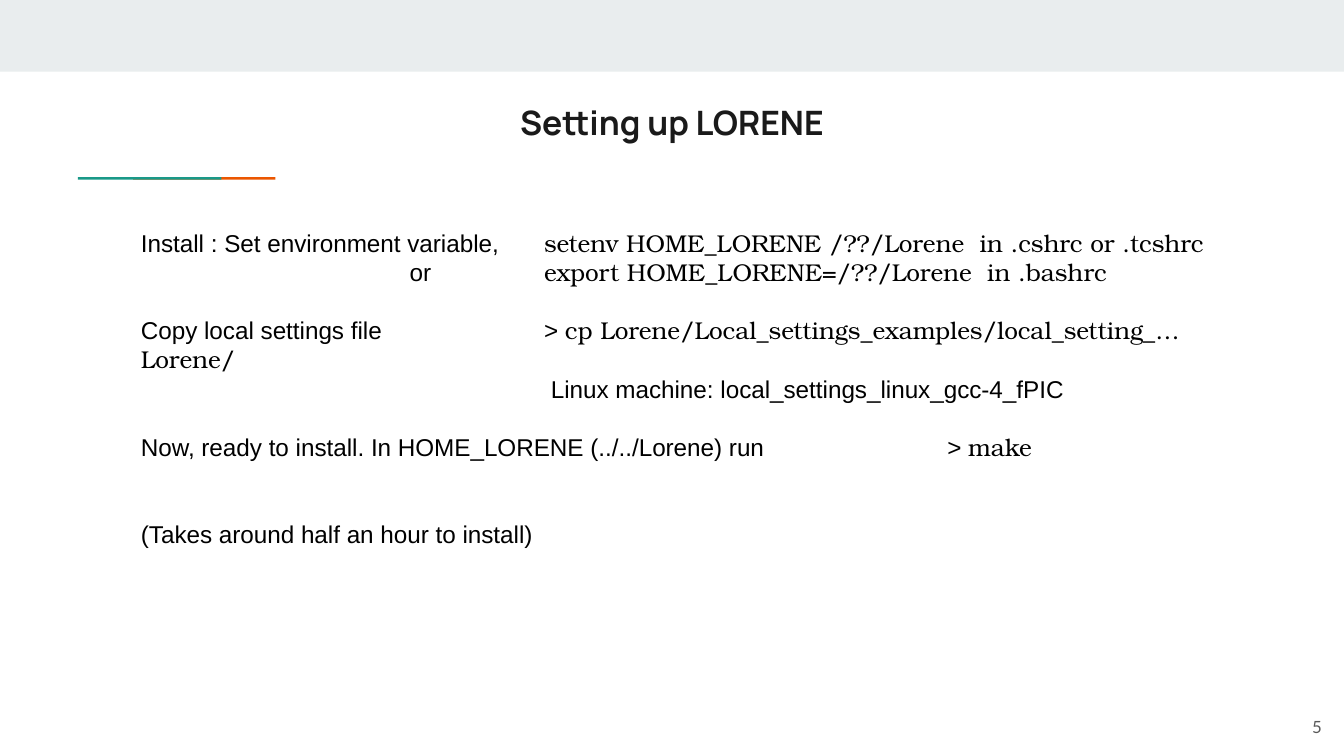
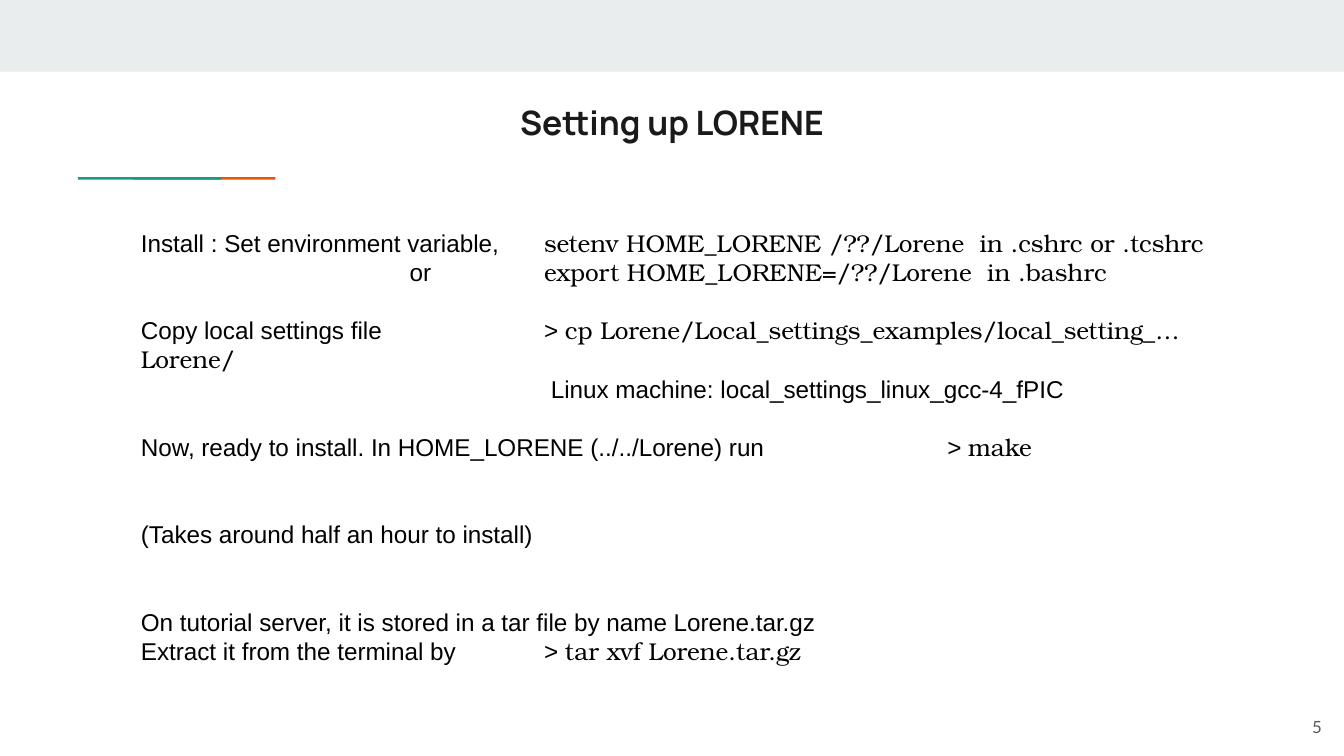
Before and after one commit to EinsteinToolkit/et2021uiuc, a slide deck: slide 5 of _lectures/13-AtulKedia2/Atul-LORENE talk.pptx. Drawn at 1344x756 pixels with LibreOffice and Linux fonts; fonts in the diff are those of the drawing. Boxes give left, top, right and bottom in pixels: in the first picture for what was removed or moved away, otherwise in the second. Text is boxed around its words. In the diff, an @@ line names an element or a change of style, - is before the commit and + after.

```diff
--- a/_lectures/13-AtulKedia2/Atul-LORENE talk.pptx
+++ b/_lectures/13-AtulKedia2/Atul-LORENE talk.pptx
@@ text at [141, 613, 815, 665]: paragraphs added @@
+On tutorial server, it is stored in a tar file by name Lorene.tar.gz
+Extract it from the terminal by > tar xvf Lorene.tar.gz
```
Also in this commit, not shown: 5 other slides changed, 1 slide added.
